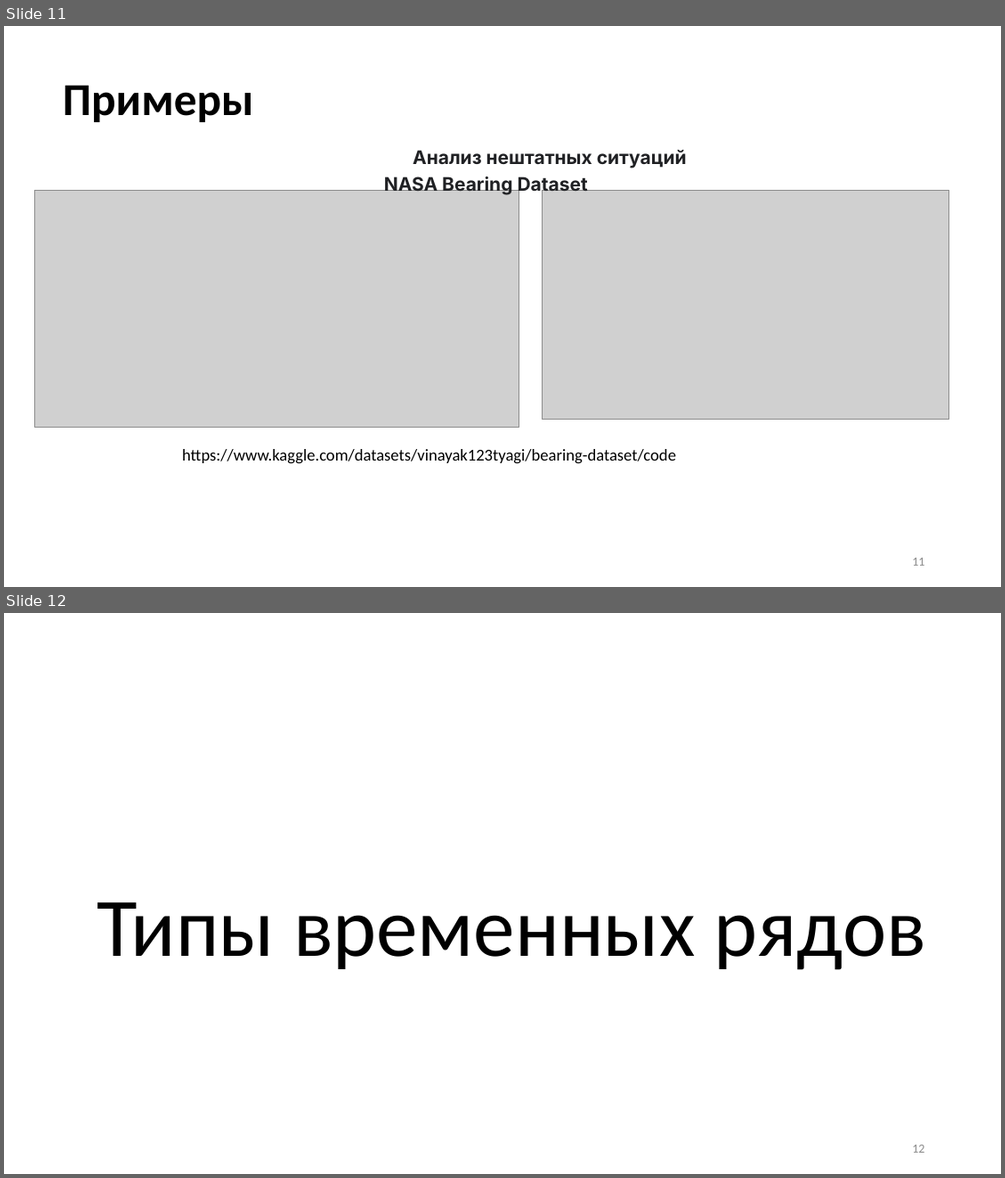
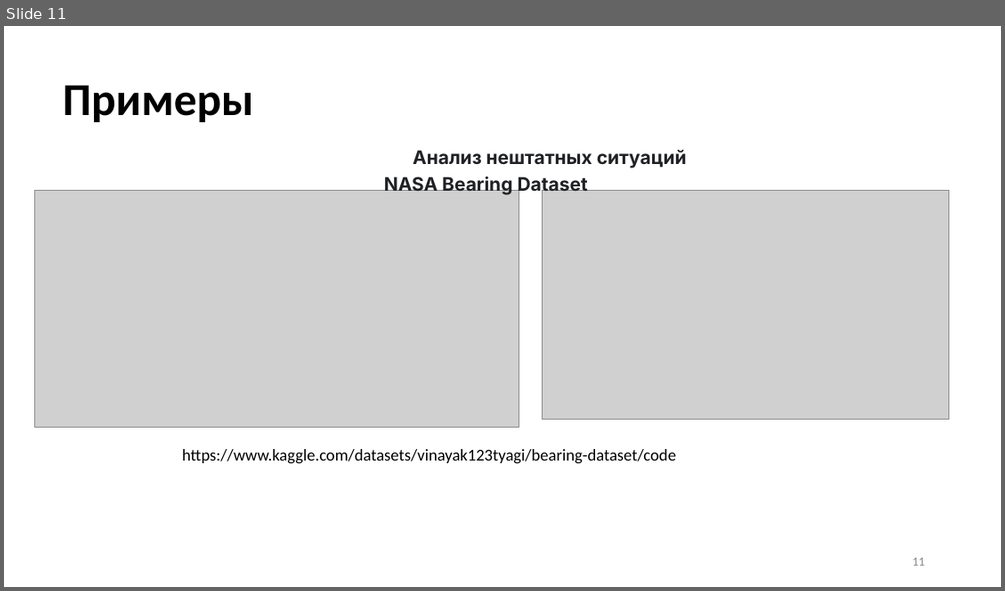
Before and after one commit to MVRonkin/TimeSeriesCourse, a slide deck: Last/LEC/01-1_Intro.pptx. Shown one above the other, each under a label of ours: slides 11 and 12 before the commit, slide 11 after it. The pictures are 1005x1178 and 1005x591 pixels, drawn with LibreOffice and Linux fonts; fonts in the diff are those of the drawing; grey boxes stand for pictures. Boxes give left, top, right and bottom in pixels: in the first picture for what was removed or moved away, otherwise in the second. Text is boxed around its words. In the diff, an @@ line names an element or a change of style, - is before the commit and + after.

```diff
--- a/Last/LEC/01-1_Intro.pptx
+++ b/Last/LEC/01-1_Intro.pptx
@@ slide 12 removed at box(4, 613, 1001, 1174), background #FFFFFF @@
@@ title removed at box(97, 902, 926, 970) @@
-Типы временных рядов
@@ page number removed at box(912, 1144, 924, 1152) @@
-12
```
Also in this commit, not shown: 1 slide changed, 7 slides added, 7 other slides removed, 13 other files.
